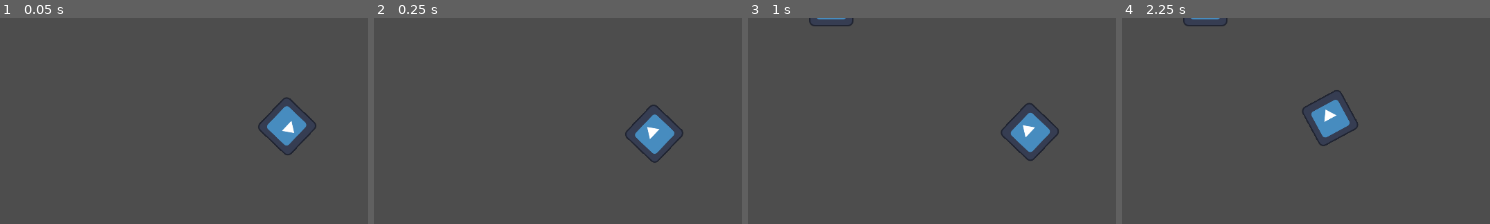
Above: before the commit, frames 1-4 (left to right).
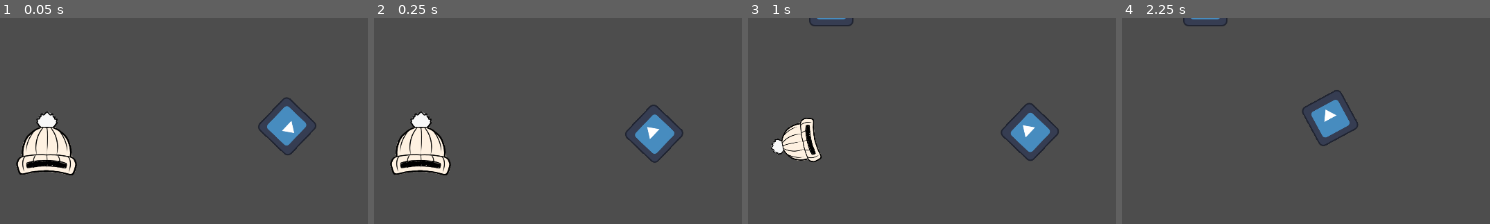
Above: after the commit, the same moments.

Repository: Gonzalo-Pizzolanti/madrid_jam
Game: Godot game, scene res://Scenes/world.tscn
Two runs of this game, one before a commit and one after it. Both use one fixed random seed, a clock stepped at 60 frames per second and the inputs below. The engine's default icon, where the game draws it, is replaced by a stand-in: a white triangle on a blue panel in a dark square. Sound files missing from this copy of the repository are replaced by a short silence.
Inputs (mouse positions are % of the whole screen's width and height, from its top left):
- Up to frame 1 (0.05 s): no input
- Up to frame 2 (0.25 s): no input
- Up to frame 3 (1 s): tap Enter at 0.5 s; move the mouse to (52, 45) at 0.52 s; tap E at 0.6 s
- Up to frame 4 (2.25 s): move the mouse to (30, 51) at 1.27 s; tap E at 1.35, 2.1 s; tap Space at 2 s; move the mouse to (62, 22) at 2.02 s
The pictures show only the part of the screen within x 14-64%, y 17-67%; the shares and areas given below are measured in that part.

The runs differ from the first frame. In frame 1, 3.1% of the frame differs, in the area x 4-21%, y 45-77%; in frame 2, 3.1%; in frame 3, 1.7%; in frame 4, nothing differs.

Commit message:
feat(items): add item component

Diff:
--- /dev/null
+++ b/Scenes/item.tscn
@@ -0,0 +1,22 @@
+[gd_scene load_steps=4 format=3 uid="uid://jh3bid74vkud"]
+
+[ext_resource type="Script" uid="uid://bepnm4hwgdfh7" path="res://Scripts/item.gd" id="1_76mu4"]
+[ext_resource type="Texture2D" uid="uid://b5mlxvl110rxn" path="res://Sprites/hat.png" id="1_ys0gr"]
+
+[sub_resource type="CircleShape2D" id="CircleShape2D_76mu4"]
+radius = 172.192
+
+[node name="Item" type="Node2D"]
+script = ExtResource("1_76mu4")
+sprite = ExtResource("1_ys0gr")
+
+[node name="Sprite" type="Sprite2D" parent="."]
+texture = ExtResource("1_ys0gr")
+
+[node name="area_collect" type="Area2D" parent="."]
+
+[node name="CollisionShape2D" type="CollisionShape2D" parent="area_collect"]
+shape = SubResource("CircleShape2D_76mu4")
+
+[connection signal="body_entered" from="area_collect" to="." method="_on_area_collect_body_entered"]
+[connection signal="body_exited" from="area_collect" to="." method="_on_area_collect_body_exited"]
--- a/Scenes/player.tscn
+++ b/Scenes/player.tscn
@@ -48,6 +48,8 @@
 debug_color = Color(0.862845, 0.199928, 0.736307, 0.42)
 
 [node name="SpeedComponent" parent="." instance=ExtResource("5_fkybt")]
+INITIAL_SPEED = 800
+MAX_SPEED = 2400
 
 [connection signal="timeout" from="timer_energy" to="." method="_on_timer_energy_timeout"]
 [connection signal="mouse_entered" from="movement_area" to="." method="_on_area_2d_mouse_entered"]
--- a/Scenes/world.tscn
+++ b/Scenes/world.tscn
@@ -1,10 +1,11 @@
-[gd_scene load_steps=6 format=3 uid="uid://cup3il6c8ldjo"]
+[gd_scene load_steps=7 format=3 uid="uid://cup3il6c8ldjo"]
 
 [ext_resource type="PackedScene" uid="uid://dif1ktcx67lst" path="res://Scenes/spawner_battery.tscn" id="1_5a7ea"]
 [ext_resource type="Script" uid="uid://dt00iyw4gh1jt" path="res://Scripts/world.gd" id="1_8j60k"]
 [ext_resource type="PackedScene" uid="uid://qxgotddilv0m" path="res://Scenes/battery.tscn" id="1_go701"]
 [ext_resource type="PackedScene" uid="uid://bd3kp3tkn7kna" path="res://Scenes/player.tscn" id="2_go701"]
 [ext_resource type="AudioStream" uid="uid://bnlo8qn77rdti" path="res://Music/music_classic_radio.wav" id="5_fo5ed"]
+[ext_resource type="PackedScene" uid="uid://jh3bid74vkud" path="res://Scenes/item.tscn" id="6_5ukr8"]
 
 [node name="World" type="Node2D"]
 position = Vector2(2, 0)
@@ -17,13 +18,17 @@
 position = Vector2(594, 303)
 scale = Vector2(0.5, 0.5)
 
-[node name="Items" type="Node" parent="."]
+[node name="Batteries" type="Node" parent="."]
 
-[node name="Battery" parent="Items" instance=ExtResource("1_go701")]
+[node name="Battery" parent="Batteries" instance=ExtResource("1_go701")]
 position = Vector2(72, 91)
 
-[node name="Battery3" parent="Items" instance=ExtResource("1_go701")]
+[node name="Battery3" parent="Batteries" instance=ExtResource("1_go701")]
 position = Vector2(1049, 563)
 
 [node name="music_radio" type="AudioStreamPlayer2D" parent="."]
 stream = ExtResource("5_fo5ed")
+
+[node name="Item" parent="." instance=ExtResource("6_5ukr8")]
+position = Vector2(241, 334)
+scale = Vector2(0.35, 0.35)
--- a/Scripts/Components/speed.gd
+++ b/Scripts/Components/speed.gd
@@ -35,7 +35,7 @@
 
 	else:
 		speed = new_speed
-	print("speed: ", speed)
+	#print("speed: ", speed)
 
 func add_speed(amount_sum : int) -> void:
 	speed = speed + amount_sum
--- /dev/null
+++ b/Scripts/item.gd
@@ -0,0 +1,37 @@
+class_name Item
+extends Node2D
+
+@export var sprite : CompressedTexture2D
+@onready var collect = $area_collect
+var default_scale : Vector2 = self.scale
+
+
+func _ready():
+	print('DEFAULT: ', default_scale)
+
+func _unhandled_input(event):
+	if event is InputEventKey:
+		const input_action_task = KEY_E
+		if event.pressed and event.keycode == input_action_task:
+			remove()
+
+
+func remove() -> void:
+	var teewn_dissapear = create_tween().set_trans(Tween.TRANS_CUBIC).set_ease(Tween.EASE_OUT)
+	teewn_dissapear.tween_property(self, "scale", self.scale * .75, .25)
+	teewn_dissapear.tween_property(self, "rotation", 5, .25)
+	teewn_dissapear.tween_property(self, "scale", self.scale * 1.25, .15)
+
+	await teewn_dissapear.finished
+	queue_free()
+
+
+func _on_area_collect_body_entered(body: Node2D) -> void:
+	var teewn_dissapear = create_tween().set_trans(Tween.TRANS_CUBIC).set_ease(Tween.EASE_OUT)
+	teewn_dissapear.tween_property(self, "scale", self.scale * .75, .25)
+
+
+
+func _on_area_collect_body_exited(body: Node2D) -> void:
+	var teewn_dissapear = create_tween().set_trans(Tween.TRANS_CUBIC).set_ease(Tween.EASE_OUT)
+	teewn_dissapear.tween_property(self, "scale", Vector2(.35, .35), .25)
--- a/Scripts/player.gd
+++ b/Scripts/player.gd
@@ -10,6 +10,7 @@
 
 func _process(_delta: float) -> void:
 	queue_redraw()
+
 
 func _physics_process(_delta):
 	if !is_hover:
@@ -38,6 +39,6 @@
 	speed_component.remove_speed(amount_energy_substraction)
 
 
-func _on_collect_area_area_entered(area: Area2D) -> void:
+func _on_collect_area_area_entered(_area: Area2D) -> void:
 	const speed_to_add = 1200
 	speed_component.add_speed(speed_to_add)
Not shown, added: Scripts/item.gd.uid
